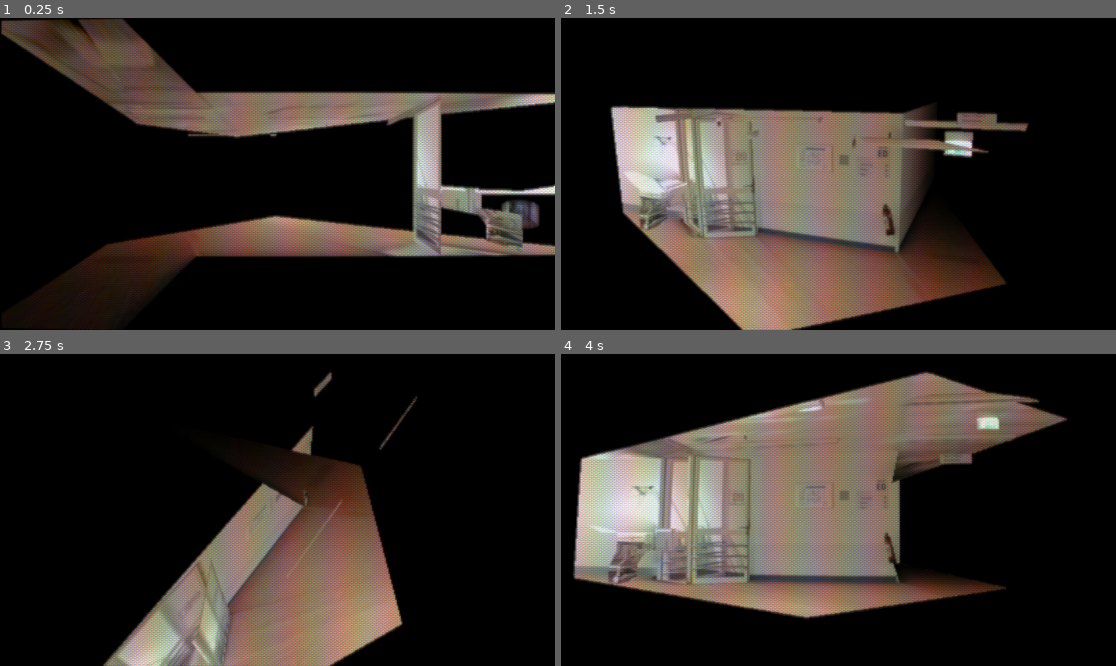
Above: before the commit, frames 1-4 (two rows, left to right).
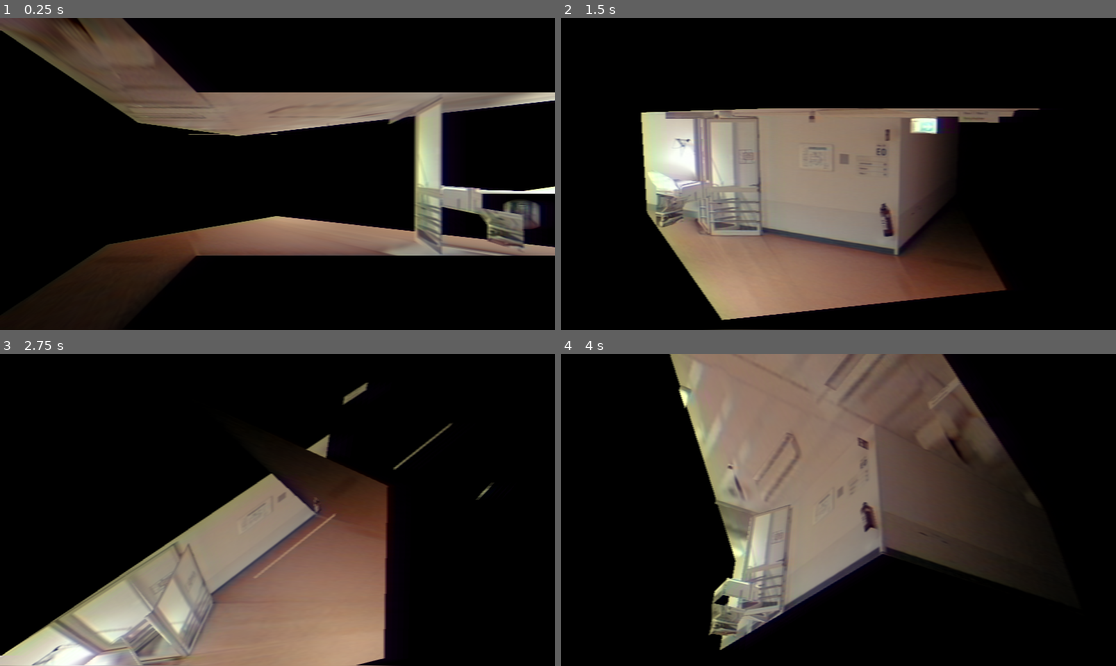
Above: after the commit, the same moments.

Repository: TheiaB/photo-course-game
Game: Godot game, scene res://scenes/matrjoschka.tscn
Same seed, same stepped clock (60 frames per second), same inputs: the game is played once before the commit and once after it. This scene is started directly instead of the project's main scene.
Inputs (mouse positions are in pixels of both pictures, inside the frame that each line leads up to):
- Up to frame 1 (0.25 s): no input
- Up to frame 2 (1.5 s): tap Enter at 0.5 s; move the mouse to (960, 158) at 0.52 s; hold . (multi_swipe_down_right) 0.53-1.25 s; hold Middle mouse button (multi_touch) 0.53-1.25 s; click (960, 158) at 0.67 s; tap Space (shuffle) at 1.25 s; drag from (727, 189) to (810, 236) at 1.27 s
- Up to frame 3 (2.75 s): move the mouse to (333, 441) at 2.02 s; hold . (multi_swipe_down_right) from 2.03 s (still down); hold Mouse wheel up (pinch_outward) from 2.03 s (still down); click (333, 441) at 2.17 s
- Up to frame 4 (4 s): release . (multi_swipe_down_right) at 2.75 s; release Mouse wheel up (pinch_outward) at 2.75 s; tap Enter at 2.75 s; drag from (810, 572) to (672, 463) at 2.77 s; move the mouse to (1005, 556) at 3.52 s; hold M (multi_swipe_down_left) from 3.53 s (still down); hold Right mouse button (twist) from 3.53 s (still down); click (1005, 556) at 3.67 s

The runs differ from the first frame. In frame 1, 15% of the frame differs, in the area x 0-100%, y 0-84%; in frame 2, 31%; in frame 3, 27%; in frame 4, 55%, in the area x 2-92%, y 0-95%.

Commit message:
unified movement and zoom code across devices

Diff:
--- a/scenes/matrjoschka.tscn
+++ b/scenes/matrjoschka.tscn
@@ -54,6 +54,7 @@
 size_flags_horizontal = 0
 
 [node name="ColorRect2" type="ColorRect" parent="Manager/Camera3D/CanvasLayer"]
+visible = false
 material = SubResource("ShaderMaterial_kjqw8")
 anchors_preset = 15
 anchor_right = 1.0
--- a/scripts/camera-rotation-matrjoschka.gd
+++ b/scripts/camera-rotation-matrjoschka.gd
@@ -7,6 +7,7 @@
 var v_up = Vector3(0, 1, 0) # Or Vector3.UP -> rotates left and right
 var rotation_amount := 0.01
 var desired_zoom := 5.0
+var camera_interpolation = true
 @onready var mesh_placeholder: MeshInstance3D = $"../mesh-placeholder"
 @onready var scene_manager: Node3D = $"../scene-manager"
 
@@ -60,7 +61,7 @@
 		print('touch')
 		pass
 
-	if event is InputEventScreenPinch:
+	if event is InputEventScreenPinch and usingTouch:
 		# usingTouch = true
 		pinching = true
 		dragging = false
@@ -92,10 +93,10 @@
 		# zoom
 		if event.is_action('zoom_in'):
 			#zoom_level -= 1
-			desired_zoom = clamp(desired_zoom + 0.1, zoom_min, zoom_max)
+			desired_zoom = clamp(desired_zoom - 0.2, zoom_min, zoom_max)
 		elif event.is_action('zoom_out'):
 			#zoom_level += 1
-			desired_zoom = clamp(desired_zoom - 0.1, zoom_min, zoom_max)
+			desired_zoom = clamp(desired_zoom + 0.2, zoom_min, zoom_max)
 
 	# --------------- TEMPORARY: switch scene on click space
 	if event.is_action_pressed('shuffle'):
@@ -123,36 +124,28 @@
 
 func _process( delta ):
 	# movement
-	if mouse_left_down and not usingTouch:
-		mouse_now = get_viewport().get_mouse_position()
-		mouse_change = mouse_start - mouse_now
-		mouse_start = mouse_now
-
-		# print('mouse drag')
-		# same as below: Move and Rotate
-		lerped_change = lerped_change.lerp(mouse_change,0.1)
-		rotate(v_up,clamp(rotation_amount * lerped_change[0],-.05,.05))
-		rotate_object_local(v_right,clamp(rotation_amount * lerped_change[1],-.05,.05))
 
 	# reset when let go
 	if dragging:
 		dragging = false
 	else:
 		mouse_change = Vector2(0,0)
+
 	if pinching:
 		mouse_change = Vector2(0,0)
 	else: # Move and Rotate
-		# lerped rotation
-		lerped_change = lerped_change.lerp(mouse_change,0.1)
-		# apply rotation (by 2 axes)
-		rotate(v_up,clamp(rotation_amount * lerped_change[0],-.05,.05))
-		rotate_object_local(v_right,clamp(rotation_amount * lerped_change[1],-.05,.05))
-
-	# zoom
-	# set camera pos to lerp from pos rn -> zoom dist
-	camera.position.z = lerp(camera.position.z,
-		clamp(start_zoom + desired_zoom, zoom_min, zoom_max), # zoom dist is clamped
-		0.1)
+		pass
+		# move_and_rotate()
+
+	if mouse_left_down and not usingTouch:
+		mouse_now = get_viewport().get_mouse_position()
+		mouse_change = mouse_start - mouse_now
+		mouse_start = mouse_now
+		# print('mouse drag')
+
+	if(camera_interpolation):
+		move_and_rotate()
+
 
 func user_clicked( here ):
 	print("click (start: "+str(mouse_start)+") end("+str(here)+")")
@@ -204,3 +197,17 @@
 		current_sphere_mat.set_shader_parameter("image",next_image);
 		# default scale is optimized for 0.4, if sphere smaller, needs to apply smaller shader scale
 		current_sphere_mat.set_shader_parameter("scale",current_sphere_scale/0.4);
+
+func move_and_rotate():
+	# zoom
+	# set camera pos to lerp from pos rn -> zoom dist
+	camera.position.z = lerp(camera.position.z,
+		clamp(start_zoom + desired_zoom, zoom_min, zoom_max), # zoom dist is clamped
+		0.1)
+
+	# lerped rotation
+	if (mouse_left_down and not usingTouch) or (not pinching):
+		lerped_change = lerped_change.lerp(mouse_change,0.1)
+		# apply rotation (by 2 axes)
+		rotate(v_up,clamp(rotation_amount * lerped_change[0],-.05,.05))
+		rotate_object_local(v_right,clamp(rotation_amount * lerped_change[1],-.05,.05))
